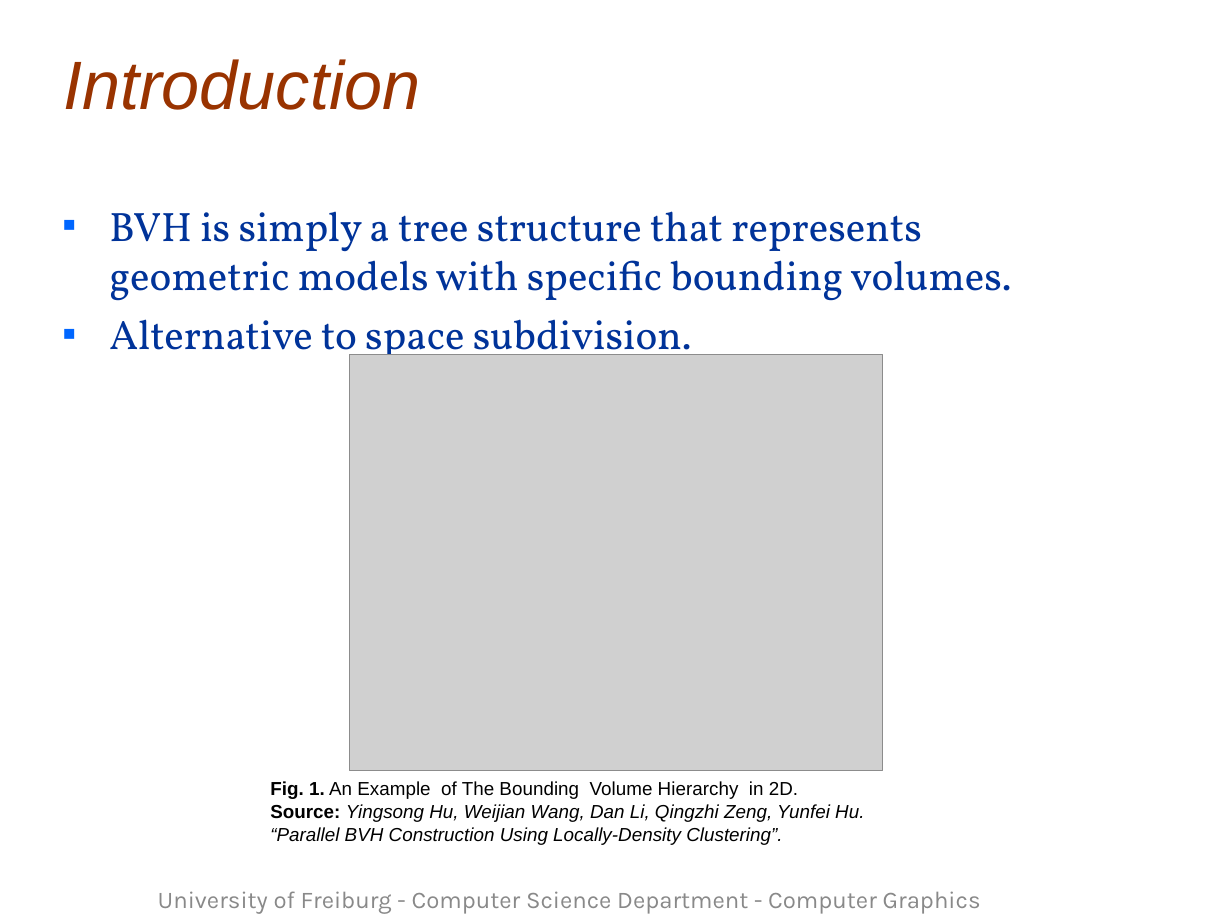
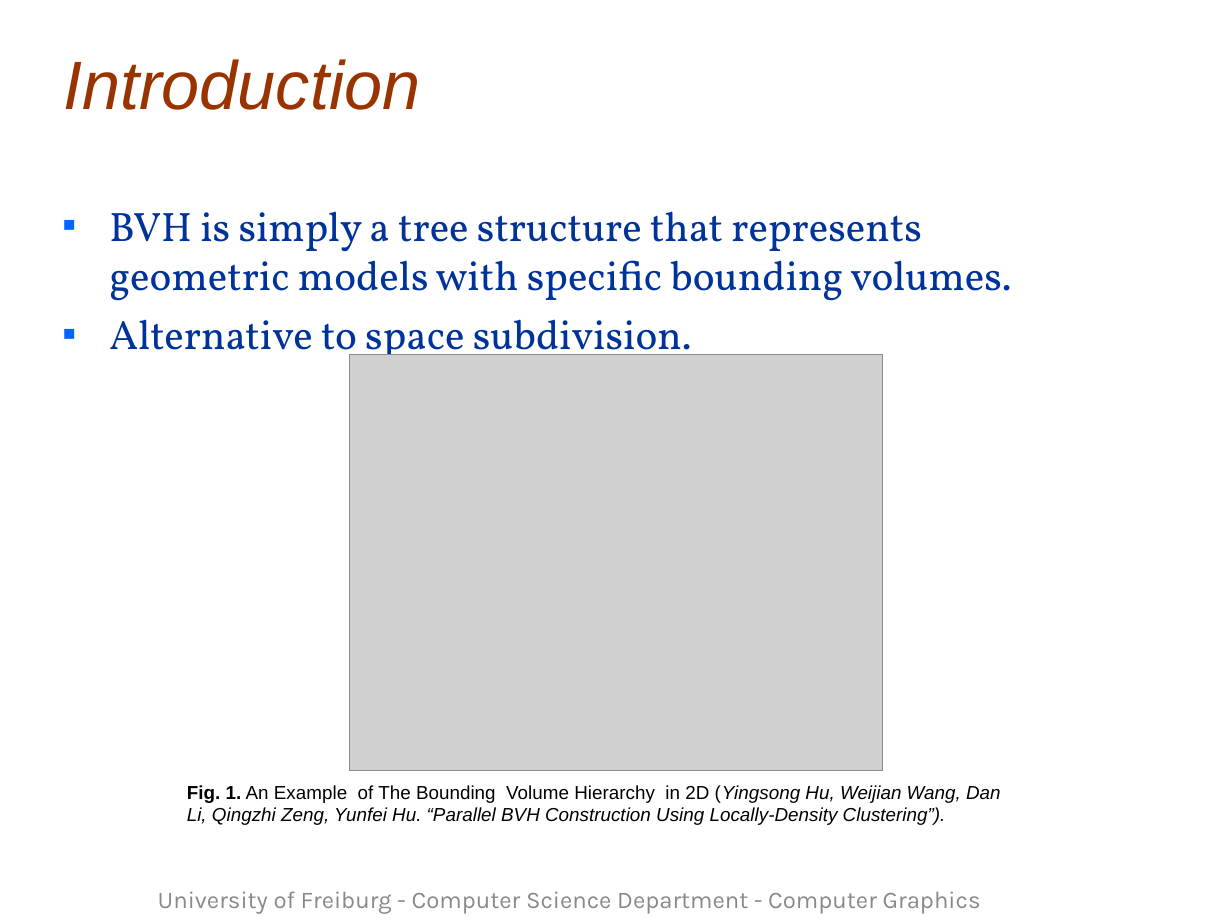
Before and after one commit to Alhajras/Raytracer, a slide deck: slide 4 of Seminar/template (1).ppt. Drawn at 1232x924 pixels with LibreOffice and Linux fonts; fonts in the diff are those of the drawing; grey boxes stand for pictures; background and template pictures are left out. Boxes give left, top, right and bottom in pixels: in the first picture for what was removed or moved away, otherwise in the second. Text is boxed around its words. In the diff, an @@ line names an element or a change of style, - is before the commit and + after.

```diff
--- a/Seminar/template (1).ppt
+++ b/Seminar/template (1).ppt
@@ text at (x1=187, y1=785, x2=1001, y2=825): text changed @@
-Fig. 1. An Example of The Bounding Volume Hierarchy in 2D.
-Source: Yingsong Hu, Weijian Wang, Dan Li, Qingzhi Zeng, Yunfei Hu.
-“Parallel BVH Construction Using Locally-Density Clustering”.
+Fig. 1. An Example of The Bounding Volume Hierarchy in 2D (Yingsong Hu, Weijian Wang, Dan Li, Qingzhi Zeng, Yunfei Hu. “Parallel BVH Construction Using Locally-Density Clustering”).
```
Also in this commit, not shown: 10 other slides changed, 3 slides added.
